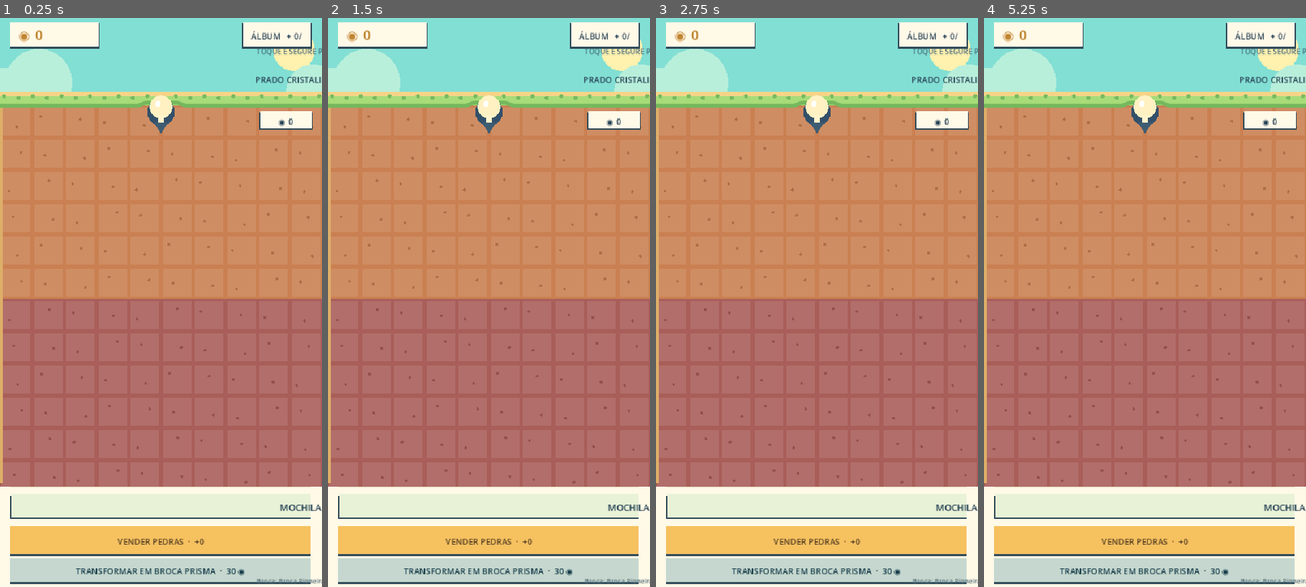
Above: before the commit, frames 1-4 (left to right).
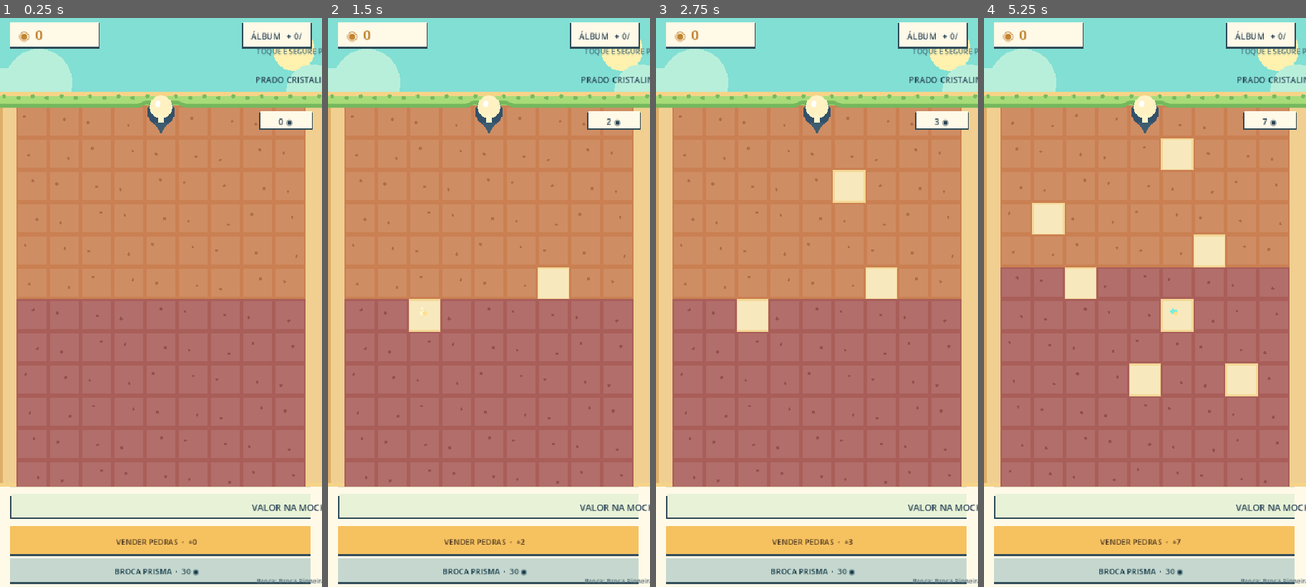
Above: after the commit, the same moments.

Repository: Otavio67/dig-and-wonder
Game: Godot game, scene res://main.tscn
The game is run twice, just before and just after one commit, with the same random seed, the same clock (stepped at 60 frames per second) and the same inputs.
Inputs (mouse positions are in pixels of both pictures, inside the frame that each line leads up to):
- Up to frame 1 (0.25 s): no input
- Up to frame 2 (1.5 s): tap Enter at 0.5 s; move the mouse to (559, 274) at 0.52 s; click (559, 274) at 0.67 s; tap Space at 1.25 s; move the mouse to (424, 330) at 1.27 s; click (424, 330) at 1.42 s
- Up to frame 3 (2.75 s): tap Enter at 2 s; move the mouse to (849, 171) at 2.02 s; click (849, 171) at 2.17 s
- Up to frame 4 (5.25 s): move the mouse to (1128, 416) at 2.77 s; click (1128, 416) at 2.92 s; move the mouse to (1241, 387) at 3.52 s; click (1241, 387) at 3.67 s; tap Space at 4.25 s; move the mouse to (1048, 217) at 4.27 s; click (1048, 217) at 4.42 s; tap Enter at 5 s; move the mouse to (1161, 302) at 5.02 s; click (1161, 302) at 5.17 s

The runs differ from the first frame. In frame 1, 7.6% of the frame differs, in the area x 0-100%, y 15-98%; in frame 2, 8.9%; in frame 3, 9.4%; in frame 4, 16%, in the area x 0-100%, y 10-98%.

Commit message:
fix: improve mining input and depth progression

Diff:
--- a/scripts/gameplay/dig_engine.gd
+++ b/scripts/gameplay/dig_engine.gd
@@ -6,11 +6,13 @@
 var biome: Dictionary
 var dug := {}
 var durability := {}
-var rng := RandomNumberGenerator.new()
+var seed_value := 0
 
 func setup(data: Dictionary, seed_value: int, dug_cells: Array) -> void:
 	biome = data
-	rng.seed = seed_value
+	self.seed_value = seed_value
+	dug.clear()
+	durability.clear()
 	for cell in dug_cells:
 		dug[str(cell)] = true
 
@@ -22,7 +24,8 @@
 
 func _layer_for_depth(depth: int) -> Dictionary:
 	var layers: Array = biome.layers
-	var choice := rng.randf()
+	var hash_value: int = absi(hash("%d:%d" % [seed_value, depth]))
+	var choice: float = float(hash_value % 10000) / 10000.0
 	var sum := 0.0
 	for layer in layers:
 		sum += float(layer.chance)
@@ -41,6 +44,8 @@
 		if dug.has(cell_key):
 			continue
 		var layer: Dictionary = _layer_for_depth(y)
+		if not durability.has(cell_key):
+			durability[cell_key] = int(layer.hardness)
 		var remaining: int = int(durability.get(cell_key, int(layer.hardness))) - maxi(1, power)
 		if remaining > 0:
 			durability[cell_key] = remaining
--- a/scripts/gameplay/game.gd
+++ b/scripts/gameplay/game.gd
@@ -25,6 +25,8 @@
 var toast_time := 0.0
 var show_album := false
 var press_scale := 0.0
+var grid_origin_y := 154.0
+var world_bottom := 0.0
 
 func _ready() -> void:
 	custom_minimum_size = Vector2(300, 560)
@@ -37,6 +39,8 @@
 	engine.setup(biome, 7042, dug_cells)
 	if state.drill == "prism":
 		drill.transform_to_prism()
+	drill.level = maxi(1, int(state.get("drill_level", 1)))
+	camera_depth = maxi(0, int(state.depth) - 8)
 	set_process(true)
 	queue_redraw()
 
@@ -74,7 +78,7 @@
 	if changed:
 		queue_redraw()
 
-func _unhandled_input(event: InputEvent) -> void:
+func _input(event: InputEvent) -> void:
 	if show_album:
 		if event is InputEventScreenTouch and event.pressed or event is InputEventMouseButton and event.pressed:
 			show_album = false
@@ -86,60 +90,58 @@
 			_on_press(event.position)
 		else:
 			held = false
+		get_viewport().set_input_as_handled()
 	elif event is InputEventMouseButton and event.button_index == MOUSE_BUTTON_LEFT:
 		if event.pressed:
 			_on_press(event.position)
 		else:
 			held = false
+		get_viewport().set_input_as_handled()
 	elif event is InputEventMouseMotion and held:
 		if _in_world(event.position):
 			mine_target = _cell_at(event.position)
 
 func _on_press(pos: Vector2) -> void:
 	var size := get_rect().size
-	if _in_button(pos, size.y - 152.0, size.y - 98.0):
+	if pos.y >= size.y - 168.0 and pos.y <= size.y - 108.0:
 		_sell()
-	elif _in_button(pos, size.y - 91.0, size.y - 27.0):
+	elif pos.y >= size.y - 103.0 and pos.y <= size.y - 53.0:
 		_upgrade()
 	elif pos.y < 96.0 and pos.x > size.x - 132.0:
 		show_album = true
-	else:
+	elif _in_world(pos):
 		mine_target = _cell_at(pos)
 		held = true
 		charge = 0.16
 		_perform_dig(mine_target)
 	queue_redraw()
 
-func _in_button(pos: Vector2, top: float, bottom: float) -> bool:
-	return pos.y >= top and pos.y <= bottom
-
 func _in_world(pos: Vector2) -> bool:
-	return pos.y >= 150.0 and pos.y < size.y - 170.0
+	return pos.y >= grid_origin_y and pos.y < world_bottom
 
 func _cell_at(pos: Vector2) -> Vector2i:
-	var col := floori((pos.x - size.x * 0.5) / cell_size)
-	var row := maxi(0, floori((pos.y - 186.0) / cell_size) + camera_depth)
+	var col := floori((pos.x - (size.x * 0.5 - cell_size * 0.5)) / cell_size)
+	var row := maxi(0, floori((pos.y - grid_origin_y) / cell_size) + camera_depth)
 	return Vector2i(clampi(col, -14, 14), row)
 
 func _perform_dig(cell: Vector2i) -> void:
 	var result := engine.dig(drill.pattern, cell.x, cell.y, drill.level)
 	if result.broken <= 0:
 		return
-	state.inventory += result.broken
-	state.depth = maxi(int(state.depth), cell.y + 1)
+	state.inventory += int(result.coins)
 	for target in result.cells:
+		state.depth = maxi(int(state.depth), target.y + 1)
 		_spawn_particles(_cell_center(target), result.broken)
 		if not state.discoveries.has(biome.discovery.id) and target.y >= int(biome.discovery.depth):
 			state.discoveries.append(biome.discovery.id)
 			_toast("Descoberta: Semente lunar!")
-	if state.discoveries.is_empty() and state.depth >= int(biome.discovery.depth):
-		state.discoveries.append(biome.discovery.id)
-		_toast("Descoberta: Semente lunar!")
+	var visible_rows := maxi(1, floori((world_bottom - grid_origin_y) / cell_size))
+	camera_depth = maxi(camera_depth, state.depth - visible_rows + 2)
 	_commit_save()
 	queue_redraw()
 
 func _cell_center(cell: Vector2i) -> Vector2:
-	return Vector2(size.x * 0.5 + (cell.x + 0.5) * cell_size, 186.0 + (cell.y - camera_depth + 0.5) * cell_size)
+	return Vector2(size.x * 0.5 + cell.x * cell_size, grid_origin_y + (cell.y - camera_depth + 0.5) * cell_size)
 
 func _spawn_particles(origin: Vector2, count: int) -> void:
 	var remaining := 26 - fx.size()
@@ -211,18 +213,20 @@
 	draw_string(ThemeDB.fallback_font, Vector2(31, 44), "◉  %d" % state.coins, HORIZONTAL_ALIGNMENT_LEFT, 110, 21, Color("#c18431"))
 	_draw_pill(Rect2(s.x - 134, 16, 117, 43), PANEL, 18)
 	draw_string(ThemeDB.fallback_font, Vector2(s.x - 122, 43), "ÁLBUM  ✦ %d/1" % state.discoveries.size(), HORIZONTAL_ALIGNMENT_CENTER, 92, 14, INK)
-	draw_string(ThemeDB.fallback_font, Vector2(s.x * 0.5, 116), "PRADO CRISTALINO  ·  %dm" % (camera_depth * 2), HORIZONTAL_ALIGNMENT_CENTER, s.x - 50, 14, INK)
+	draw_string(ThemeDB.fallback_font, Vector2(s.x * 0.5, 116), "PRADO CRISTALINO  ·  %dm" % (state.depth * 2), HORIZONTAL_ALIGNMENT_CENTER, s.x - 50, 14, INK)
 	draw_string(ThemeDB.fallback_font, Vector2(s.x * 0.5, 68), "TOQUE E SEGURE PARA ESCAVAR", HORIZONTAL_ALIGNMENT_CENTER, s.x - 30, 12, Color("#416878"))
 
 func _draw_world(s: Vector2) -> void:
 	var top := 154.0
 	var bottom := s.y - 174.0
+	grid_origin_y = top
+	world_bottom = bottom
 	draw_rect(Rect2(0, top, s.x, bottom - top), Color("#f0cf91"))
 	var visible_rows := ceili((bottom - top) / cell_size) + 1
 	for screen_row in range(visible_rows):
 		var depth := camera_depth + screen_row
-		for col in range(-5, 6):
-			var x := s.x * 0.5 + float(col) * cell_size
+		for col in range(-4, 5):
+			var x := s.x * 0.5 - cell_size * 0.5 + float(col) * cell_size
 			var y := top + float(screen_row) * cell_size
 			var rect := Rect2(x, y, cell_size, cell_size)
 			if engine.is_dug(col, depth):
@@ -242,7 +246,7 @@
 	draw_polyline(surface_line, Color("#75b85d"), 6.0, true)
 	_draw_drill(Vector2(s.x * 0.5, top + 2))
 	_draw_pill(Rect2(s.x - 105, top + 11, 89, 30), PANEL, 13)
-	draw_string(ThemeDB.fallback_font, Vector2(s.x - 97, top + 32), "◉ %d" % state.inventory, HORIZONTAL_ALIGNMENT_CENTER, 73, 14, INK)
+	draw_string(ThemeDB.fallback_font, Vector2(s.x - 97, top + 32), "%d ◉" % state.inventory, HORIZONTAL_ALIGNMENT_CENTER, 73, 14, INK)
 
 func _layer_visual(depth: int, col: int) -> Dictionary:
 	var layers: Array = biome.layers
@@ -276,16 +280,16 @@
 	draw_rect(Rect2(0, s.y - 168, s.x, 168), Color("#fff9e8"))
 	draw_line(Vector2(18, s.y - 168), Vector2(s.x - 18, s.y - 168), Color("#e3d9bd"), 2.0)
 	_draw_pill(Rect2(18, s.y - 153, s.x - 36, 40), Color("#e8f2d7"), 16)
-	draw_string(ThemeDB.fallback_font, Vector2(s.x * 0.5, s.y - 127), "MOCHILA  %d" % state.inventory, HORIZONTAL_ALIGNMENT_CENTER, s.x - 55, 15, INK)
+	draw_string(ThemeDB.fallback_font, Vector2(s.x * 0.5, s.y - 127), "VALOR NA MOCHILA  %d ◉" % state.inventory, HORIZONTAL_ALIGNMENT_CENTER, s.x - 55, 15, INK)
 	_draw_button(Rect2(18, s.y - 102, s.x - 36, 47), Color("#f6c15f"), "VENDER PEDRAS  ·  +%d" % state.inventory, Color("#543e23"))
 	var upgrade_text: String
 	var cost: int
 	if drill.id == "basic":
-		upgrade_text = "TRANSFORMAR EM BROCA PRISMA  ·  30 ◉"
+		upgrade_text = "BROCA PRISMA  ·  30 ◉"
 		cost = 30
 	else:
 		cost = 18 + (drill.level - 1) * 16
-		upgrade_text = "REFORÇAR BROCA NV.%d  ·  %d ◉" % [drill.level, cost]
+		upgrade_text = "REFORÇAR NV.%d  ·  %d ◉" % [drill.level, cost]
 	var enabled := int(state.coins) >= cost
 	_draw_button(Rect2(18, s.y - 48, s.x - 36, 40), Color("#37cbb9") if enabled else Color("#c5d7ce"), upgrade_text, Color("#173d4b"))
 	draw_string(ThemeDB.fallback_font, Vector2(s.x * 0.5, s.y - 6), "Broca: %s  ·  quebradas %d" % [drill.title, engine.dug.size()], HORIZONTAL_ALIGNMENT_CENTER, s.x - 24, 11, Color("#55707a"))
@@ -307,7 +311,7 @@
 func _draw_button(rect: Rect2, color: Color, label: String, text_color: Color) -> void:
 	draw_rect(Rect2(rect.position.x, rect.position.y + 3, rect.size.x, rect.size.y), Color("#354f5c"), true)
 	draw_rect(rect, color, true)
-	draw_string(ThemeDB.fallback_font, Vector2(rect.position.x, rect.position.y + rect.size.y * 0.67), label, HORIZONTAL_ALIGNMENT_CENTER, rect.size.x, 14, text_color)
+	draw_string(ThemeDB.fallback_font, Vector2(rect.position.x, rect.position.y + rect.size.y * 0.67), label, HORIZONTAL_ALIGNMENT_CENTER, rect.size.x - 14, 13, text_color)
 
 func _draw_particles() -> void:
 	for particle in fx:
--- /dev/null
+++ b/scripts/gameplay/game_harness.gd
@@ -0,0 +1,30 @@
+extends SceneTree
+
+const Game = preload("res://scripts/gameplay/game.gd")
+const SaveStore = preload("res://scripts/save/save_store.gd")
+
+func _initialize() -> void:
+	var game = Game.new()
+	game.size = Vector2(540, 960)
+	root.add_child(game)
+	var biome_file := FileAccess.open("res://content/biomes/prado_cristalino.json", FileAccess.READ)
+	game.biome = JSON.parse_string(biome_file.get_as_text())
+	game.state = SaveStore.fresh()
+	game.engine.setup(game.biome, 7042, [])
+	game.grid_origin_y = 154.0
+	game.world_bottom = 786.0
+	assert(game._cell_at(Vector2(270, 181)) == Vector2i(0, 0))
+	game._on_press(Vector2(270, 100))
+	assert(not game.held and game.engine.dug.is_empty())
+	game.drill.level = 100
+	for depth in range(17):
+		game._perform_dig(Vector2i(0, depth))
+	assert(game.state.depth >= 17)
+	assert(game.state.discoveries.has(game.biome.discovery.id))
+	assert(game.camera_depth > 0)
+	game.drill.level = 3
+	game._commit_save()
+	var saved := SaveStore.load_data()
+	assert(saved.drill_level == 3)
+	print("GAME_OK grid_center=0:0 hud_does_not_dig=true discovery_at_depth=17 scroll=%d saved_drill_level=%d" % [game.camera_depth, saved.drill_level])
+	quit()
--- a/scripts/gameplay/logic_harness.gd
+++ b/scripts/gameplay/logic_harness.gd
@@ -25,5 +25,6 @@
 	engine.setup(biome, 72, [])
 	var prism_result := engine.dig(three, 0, 0, 4)
 	assert(prism_result.broken > basic_result.broken)
-	print("LOGIC_OK economy=pass insufficient_funds=pass basic_pattern=1 prism_pattern=3 broken=%d/%d" % [basic_result.broken, prism_result.broken])
+	assert(prism_result.coins > basic_result.coins)
+	print("LOGIC_OK economy=pass insufficient_funds=pass basic_pattern=1 prism_pattern=3 broken=%d/%d value=%d/%d" % [basic_result.broken, prism_result.broken, basic_result.coins, prism_result.coins])
 	quit()
--- a/scripts/progression/drill.gd
+++ b/scripts/progression/drill.gd
@@ -7,6 +7,12 @@
 var accent := Color("fff1c2")
 var level := 1
 
+func _init() -> void:
+	id = "basic"
+	title = "Broca Pioneira"
+	pattern = [Vector2i.ZERO]
+	accent = Color("fff1c2")
+
 func transform_to_prism() -> void:
 	id = "prism"
 	title = "Broca Prisma"
--- a/scripts/save/save_harness.gd
+++ b/scripts/save/save_harness.gd
@@ -20,5 +20,8 @@
 	main_file = null
 	assert(SaveStore.load_data().coins == 42)
 	assert(not SaveStore.save_data({"version": 4}))
-	print("SAVE_OK valid=20 backup_recovery=42 invalid_rejected=true")
+	var malformed := SaveStore.fresh()
+	malformed.dug = [42]
+	assert(not SaveStore.save_data(malformed))
+	print("SAVE_OK valid=20 backup_recovery=42 invalid_version_and_cells_rejected=true")
 	quit()
--- a/scripts/save/save_store.gd
+++ b/scripts/save/save_store.gd
@@ -18,7 +18,15 @@
 			return false
 	if not data.get("drill", null) is String or not data.get("dug", null) is Array or not data.get("discoveries", null) is Array:
 		return false
-	return data.drill in ["basic", "prism"]
+	if not data.drill in ["basic", "prism"]:
+		return false
+	for cell in data.dug:
+		if not cell is String or cell.is_empty() or cell.length() > 16:
+			return false
+	for discovery_id in data.discoveries:
+		if not discovery_id is String or discovery_id.is_empty() or discovery_id.length() > 64:
+			return false
+	return true
 
 static func _read(path: String) -> Dictionary:
 	if not FileAccess.file_exists(path):
Not shown, added: scripts/gameplay/game_harness.gd.uid
Not shown, changed: README.md
Not shown, changed: docs/DESENVOLVIMENTO.md
Not shown, changed: scripts/run-harnesses.sh
